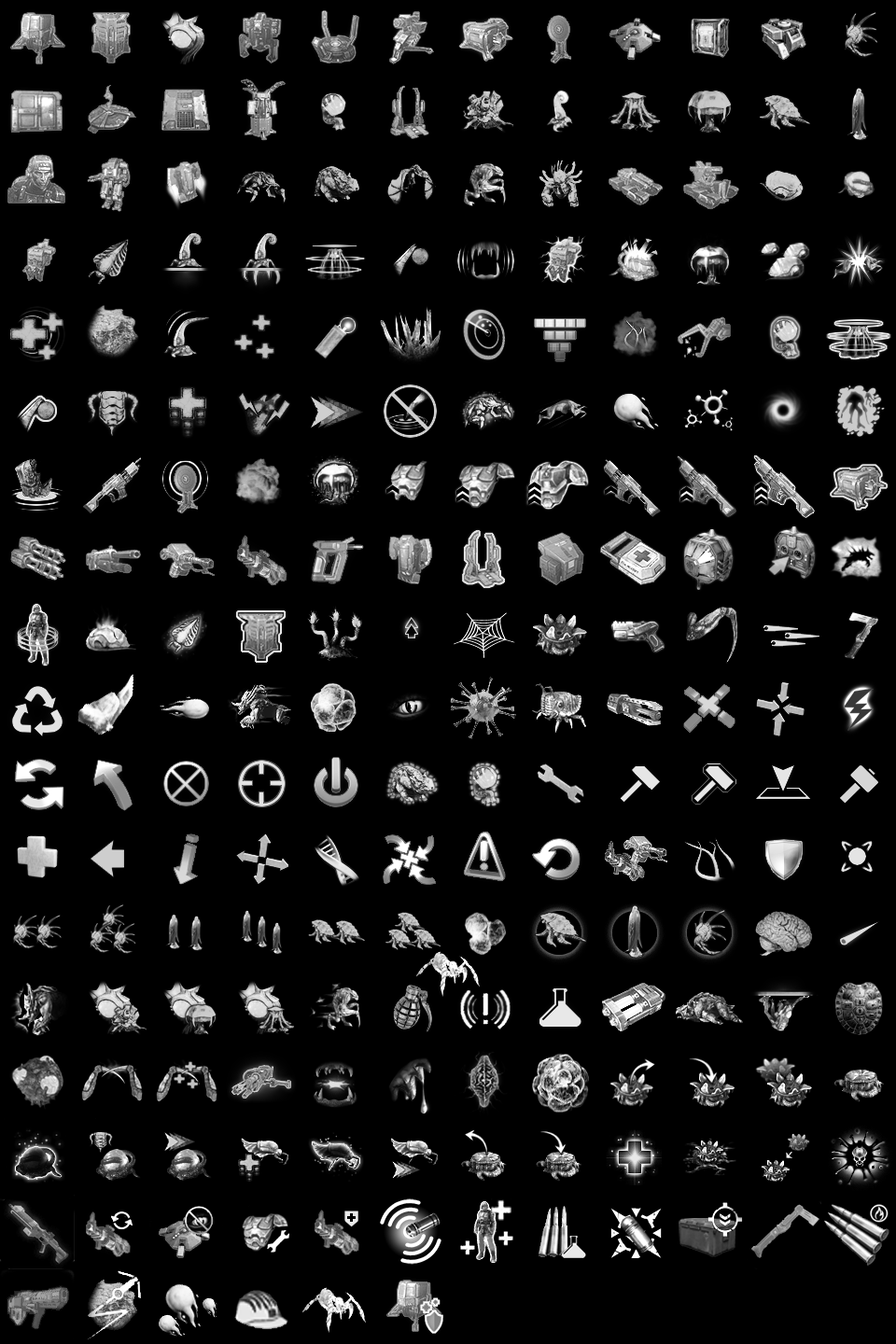
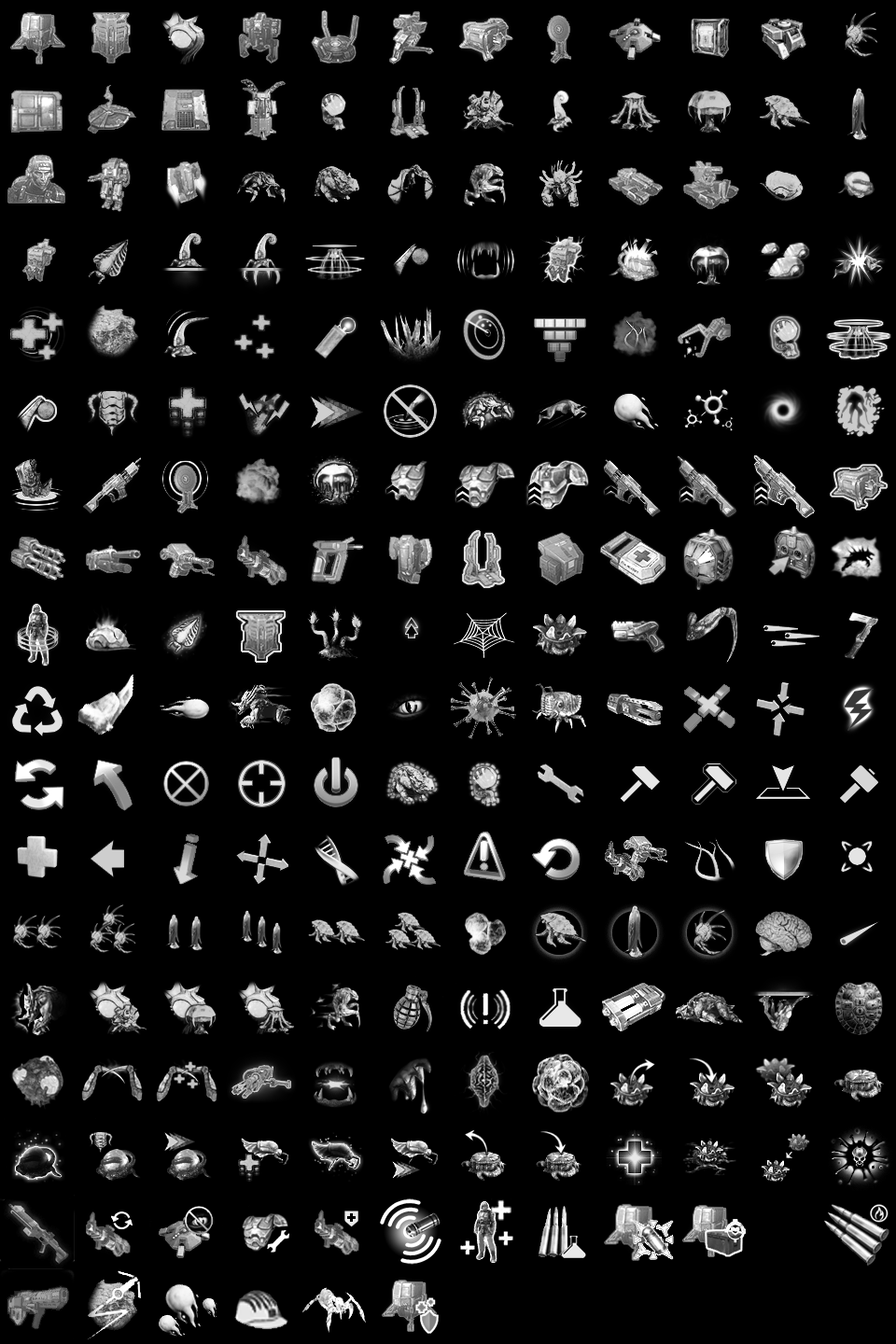
Layer changes from the first 896px x 1344px image to the second:
renamed "图层 3" to "图层 0", painted on it over [381, 950, 822, 1334]
